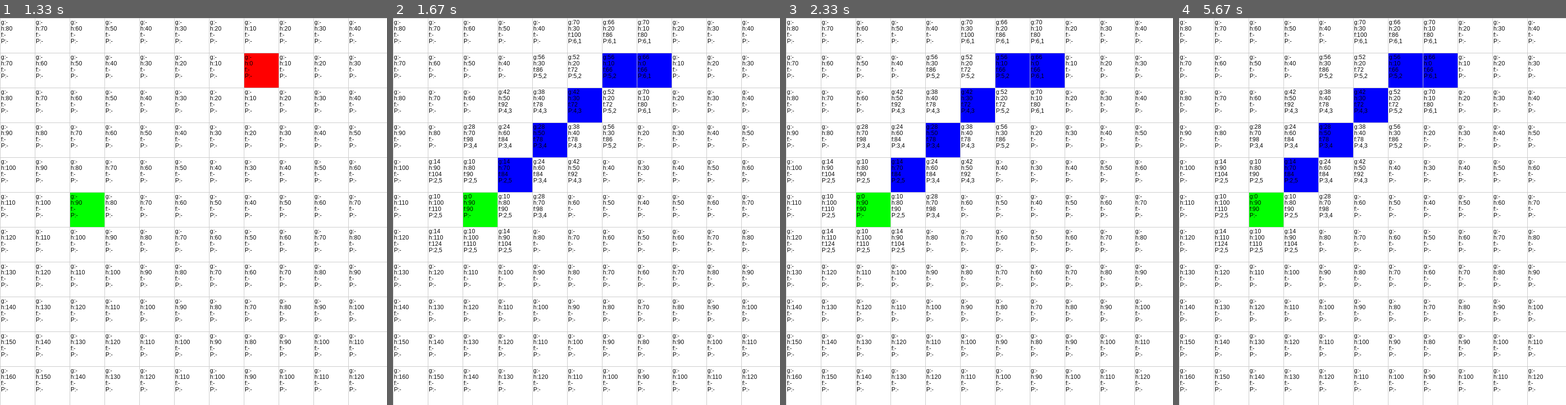
Above: before the commit, frames 1-4 (left to right).
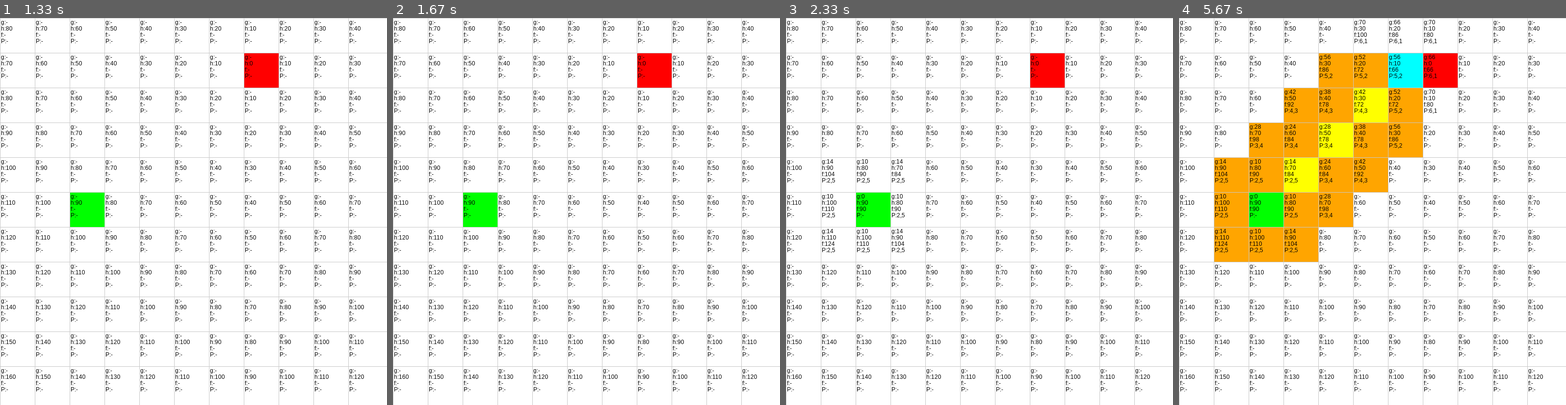
Above: after the commit, the same moments.

Repository: DonCarlosD/ActividadesIA
Game: pygame game, started from Aasterisco/AasteriscoFinal.py
Same seed, same stepped clock (60 frames per second), same inputs: the game is played once before the commit and once after it.
Inputs (mouse positions are in pixels of both pictures, inside the frame that each line leads up to):
- Up to frame 1 (1.33 s): tap Space at 0.33 s; click (100, 215) at 0.72 s; click (251, 76) at 1.05 s
- Up to frame 2 (1.67 s): tap Space at 1.33 s
- Up to frame 3 (2.33 s): tap N at 1.67 s
- Up to frame 4 (5.67 s): hold N 2.5-2.97 s; tap N at 3 s; hold N 3.83-4.3 s; hold N from 5.33 s (still down)

Frame 1 is identical in both runs. In frame 2, 4.7% of the frame differs, in the area x 10-72%, y 0-61%; in frame 3, 4.4%; in frame 4, 19%, in the area x 9-72%, y 9-63%.

Commit message:
paso a paso

Diff:
--- a/Aasterisco/AasteriscoFinal.py
+++ b/Aasterisco/AasteriscoFinal.py
@@ -15,6 +15,8 @@
 ROJO = (255, 0, 0)  # Nodo de fin
 AZUL = (0, 0, 255)  # Camino más corto
 AMARILLO = (255, 255, 0)  # Nodos explorados
+CYAN = (0, 255, 255)      # Nodo actual
+NARANJA = (255, 165, 0)   # Nodos en open set
 
 # Inicializar Pygame
 pygame.init()
@@ -51,13 +53,13 @@
     def dibujar(self, ventana):
         pygame.draw.rect(ventana, self.color, (self.x, self.y, ANCHO_NODO, ANCHO_NODO))
 
-    def _lt_(self, other):
+    def __lt__(self, other):
         if self.f == other.f:
             # Desempate basado en la posición (prioriza nodos con menor fila o columna)
             return (self.fila + self.col) < (other.fila + other.col)
         return self.f < other.f
+
     def dibujar_info(self, ventana, font, end):
-         # Muestra g, h, f y el padre en la casilla
         g_text = font.render(f"g:{int(self.g) if self.g != float('inf') else '-'}", True, (0,0,0))
         h_text = font.render(f"h:{int(heuristica(self, end)) if end else '-'}", True, (0,0,0))
         f_text = font.render(f"f:{int(self.f) if self.f != float('inf') else '-'}", True, (0,0,0))
@@ -105,30 +107,39 @@
 def conectar_vecinos(grid, filas):
     for fila in grid:
         for nodo in fila:
-            if not nodo.es_pared():  # Si el nodo no es una pared
-                # Vecinos horizontales y verticales
-                for dx, dy in [(-1, 0), (1, 0), (0, -1), (0, 1)]:
-                    if 0 <= nodo.fila + dx < filas and 0 <= nodo.col + dy < filas:
-                        vecino = grid[nodo.fila + dx][nodo.col + dy]
-                        if not vecino.es_pared():
-                            nodo.vecinos.append(vecino)
-                # Vecinos diagonales
-                for dx, dy in [(-1, -1), (-1, 1), (1, -1), (1, 1)]:
-                    if 0 <= nodo.fila + dx < filas and 0 <= nodo.col + dy < filas:
-                        # Verificar que no haya paredes bloqueando el movimiento diagonal
-                        if not grid[nodo.fila + dx][nodo.col].es_pared() and not grid[nodo.fila][nodo.col + dy].es_pared():
-                            vecino = grid[nodo.fila + dx][nodo.col + dy]
-                            if not vecino.es_pared():
-                                nodo.vecinos.append(vecino)
+            nodo.vecinos = []
+            if nodo.es_pared():
+                continue
+
+            # Direcciones: (dx, dy, es_diagonal)
+            direcciones = [
+                (-1, 0, False), (1, 0, False), (0, -1, False), (0, 1, False),  # Cardinales
+                (-1, -1, True), (-1, 1, True), (1, -1, True), (1, 1, True)     # Diagonales
+            ]
+
+            for dx, dy, diagonal in direcciones:
+                nx, ny = nodo.fila + dx, nodo.col + dy
+                if 0 <= nx < filas and 0 <= ny < filas:
+                    vecino = grid[nx][ny]
+                    if vecino.es_pared():
+                        continue
+                    if diagonal:
+                        # Ambos adyacentes cardinales deben estar libres y la diagonal también
+                        if grid[nodo.fila][ny].es_pared() or grid[nx][nodo.col].es_pared():
+                            continue
+                        # Además, si la celda diagonal es pared, tampoco se permite
+                        if grid[nx][ny].es_pared():
+                            continue
+                    nodo.vecinos.append(vecino)
 
 # Función heurística: distancia de Chebyshev (adecuada para diagonales)
 def heuristica(nodo1, nodo2):
     dx = abs(nodo1.fila - nodo2.fila)
     dy = abs(nodo1.col - nodo2.col)
-    return 10 * (dx + dy)
+    return (dx + dy)*10
 
 # Algoritmo A* para encontrar el camino óptimo
-def a_estrella(start, end, grid, font):
+def a_estrella(start, end, grid):
     open_set = []
     closed_set = set()
     heapq.heappush(open_set, (start.f, 0, start))
@@ -143,11 +154,11 @@
                 return []
 
         current = heapq.heappop(open_set)[2]
-        closed_set.add(current)  # <-- Agrega esta línea
+        closed_set.add(current)
         current.explorado = True
 
         # Imprime información del nodo actual
-        print(f"Nodo actual: ({current.fila},{current.col}) g={current.g:.2f} h={heuristica(current, end)} f={current.f:.2f} padre={f'({current.padre.fila},{current.padre.col})' if current.padre else '-'}")
+        print(f"Nodo actual: ({current.fila},{current.col}) g={current.g:.2f} h={heuristica(current, end)} f={current.f:.2f} padre={f'({current.padre.fila},{current.col})' if current.padre else '-'}")
 
         if current == end:
             print("Camino encontrado.")
@@ -161,13 +172,10 @@
         for vecino in current.vecinos:
             dx = abs(vecino.fila - current.fila)
             dy = abs(vecino.col - current.col)
-            # Coste base: 10 para rectos, 14 para diagonales
             if dx + dy == 1:
-                costo_movimiento = 10  # Arriba, abajo, izquierda, derecha
-            elif dx == 1 and dy == 1:
-                costo_movimiento = 14  # Diagonal
+                costo_movimiento = 10
             else:
-                continue  # No debería ocurrir, pero por seguridad
+                costo_movimiento = 14
 
             tentative_g = current.g + costo_movimiento
 
@@ -178,12 +186,13 @@
                 if not any(vecino == item[2] for item in open_set):
                     counter += 1
                     heapq.heappush(open_set, (vecino.f, counter, vecino))
+
         # Imprime listas abierta y cerrada
         print("Lista abierta:", [(n[2].fila, n[2].col) for n in open_set])
         print("Lista cerrada:", [(nodo.fila, nodo.col) for nodo in closed_set])
 
         # Visualización
-        dibujar(VENTANA, grid, FILAS, font, end)
+        dibujar(VENTANA, grid, FILAS, pygame.font.SysFont("Arial", 12), end)
         for fila in grid:
             for nodo in fila:
                 if nodo.explorado and nodo != start and nodo != end:
@@ -193,7 +202,69 @@
         pygame.display.update()
         clock.tick(30)
 
+    print("No se encontró camino.")
     return []
+
+# Algoritmo A* paso a paso
+def a_estrella_paso_a_paso(start, end, grid):
+    open_set = []
+    closed_set = set()
+    heapq.heappush(open_set, (start.f, 0, start))
+    start.g = 0
+    start.f = heuristica(start, end)
+    counter = 0
+
+    while open_set:
+        for event in pygame.event.get():
+            if event.type == pygame.QUIT:
+                pygame.quit()
+                return
+
+        # Colorea todos los nodos en open_set como NARANJA (excepto start y end)
+        for _, _, nodo in open_set:
+            if nodo != start and nodo != end and not nodo.explorado:
+                nodo.color = NARANJA
+
+        # Colorea todos los nodos explorados como AMARILLO (excepto start y end)
+        for fila in grid:
+            for nodo in fila:
+                if nodo.explorado and nodo != start and nodo != end:
+                    nodo.color = AMARILLO
+
+        current = heapq.heappop(open_set)[2]
+        closed_set.add(current)
+        current.explorado = True
+
+        # Colorea el nodo actual como CYAN (excepto start y end)
+        if current != start and current != end:
+            current.color = CYAN
+
+        if current == end:
+            reconstruir_camino(end)
+            yield True  # Camino encontrado
+            return
+
+        for vecino in current.vecinos:
+            dx = abs(vecino.fila - current.fila)
+            dy = abs(vecino.col - current.col)
+            if dx + dy == 1:
+                costo_movimiento = 10
+            else:
+                costo_movimiento = 14
+
+            tentative_g = current.g + costo_movimiento
+
+            if tentative_g < vecino.g:
+                vecino.padre = current
+                vecino.g = tentative_g
+                vecino.f = tentative_g + heuristica(vecino, end)
+                if not any(vecino == item[2] for item in open_set):
+                    counter += 1
+                    heapq.heappush(open_set, (vecino.f, counter, vecino))
+
+        yield False  # Un paso realizado
+
+    yield None  # No se encontró camino
 
 # Reconstruye el camino encontrado por A*
 def reconstruir_camino(end):
@@ -210,15 +281,16 @@
 
 # Función principal del programa
 def main():
-    grid = crear_grid(FILAS)  # Crea la cuadrícula
-    start = None  # Nodo de inicio
-    end = None  # Nodo de fin
-    running = True  # Controla el bucle principal
-    solving = False  # Indica si el algoritmo está en ejecución
+    grid = crear_grid(FILAS)
+    start = None
+    end = None
+    running = True
+    solving = False
+    paso_a_paso = None
     font = pygame.font.SysFont("Arial", 12)
 
     while running:
-        dibujar(VENTANA, grid, FILAS, font, end)  # Dibuja la cuadrícula
+        dibujar(VENTANA, grid, FILAS, font, end)
         for event in pygame.event.get():
             if event.type == pygame.QUIT:  # Si el usuario cierra la ventana
                 running = False
@@ -253,7 +325,14 @@
                 if event.key == pygame.K_SPACE and start and end and not solving:  # Presiona espacio para iniciar A*
                     conectar_vecinos(grid, FILAS)  # Conecta los vecinos
                     solving = True  # Indica que el algoritmo está en ejecución
-                    a_estrella(start, end, grid, font)  # Ejecuta A*
+                    paso_a_paso = a_estrella_paso_a_paso(start, end, grid)  # Ejecuta A* paso a paso
+                if event.key == pygame.K_n and solving and paso_a_paso:
+                    try:
+                        resultado = next(paso_a_paso)
+                        if resultado is not False:
+                            solving = False  # Termina si encuentra camino o no hay más pasos
+                    except StopIteration:
+                        solving = False
 
     pygame.quit()  # Cierra Pygame
 
